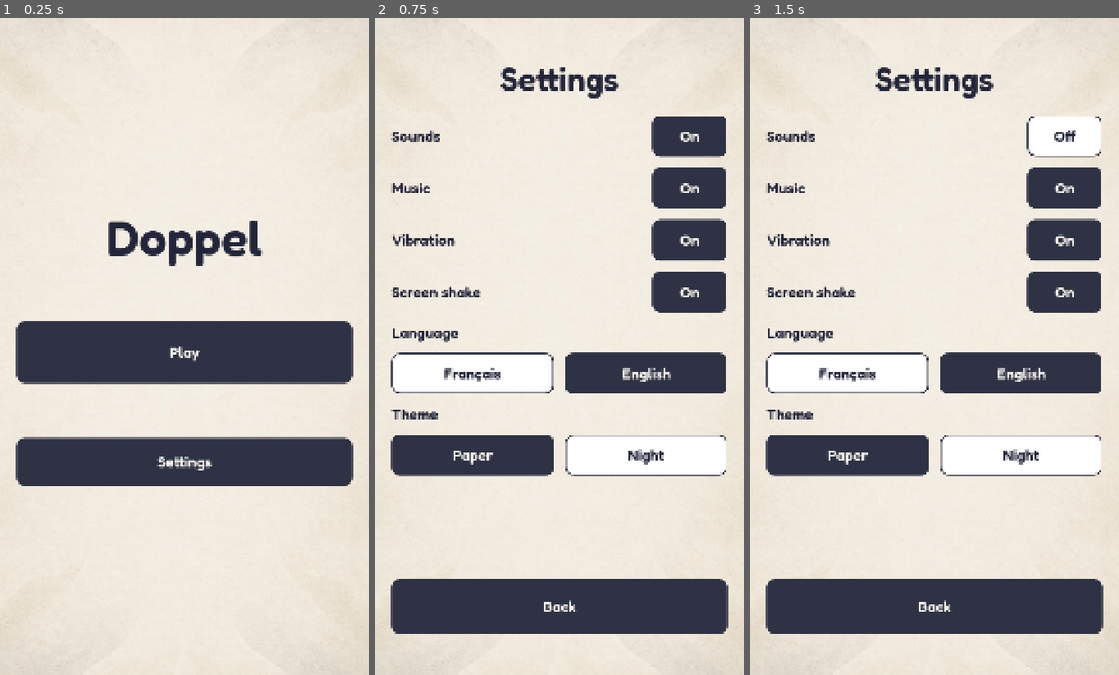
Above: before the commit, frames 1-3 (left to right).
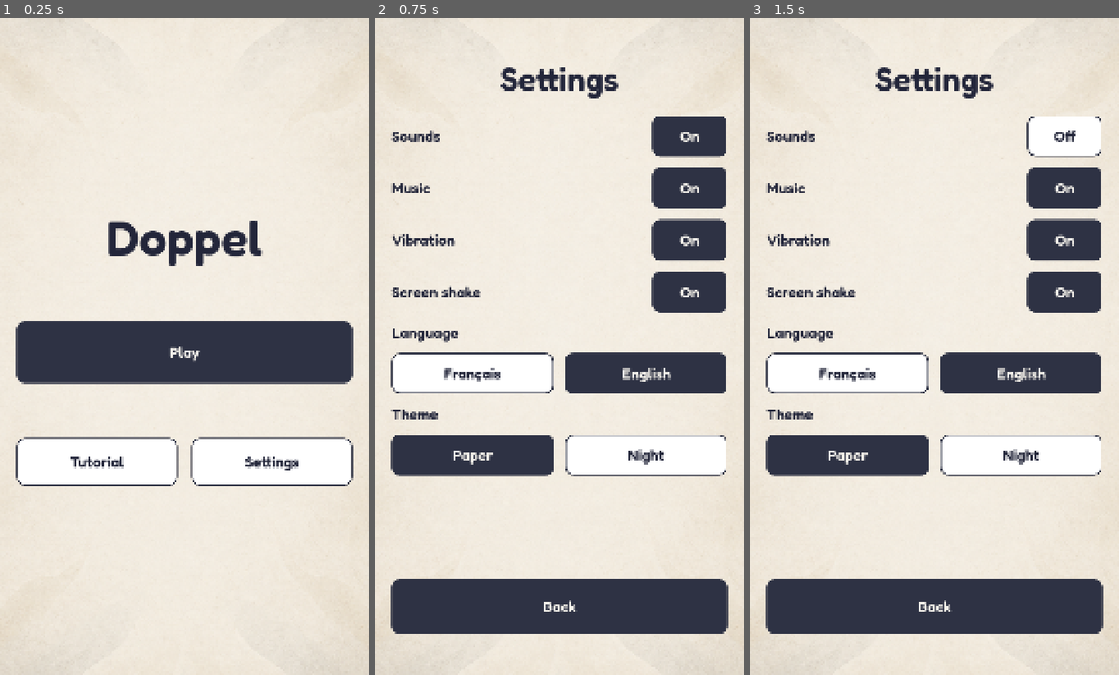
Above: after the commit, the same moments.

Repository: bpinto03/Doppel
Game: Godot game, scene res://scenes/main.tscn
Same seed, same stepped clock (60 frames per second), same inputs: the game is played once before the commit and once after it. Sound files missing from this copy of the repository are replaced by a short silence.
Inputs:
- Up to frame 1 (0.25 s): no input
- Up to frame 2 (0.75 s): click "Settings" at 0.5 s
- Up to frame 3 (1.5 s): click "On" at 1.25 s

The runs differ from the first frame. In frame 1, 6.1% of the frame differs, in the area x 4-96%, y 63-72%; in frame 2, nothing differs; in frame 3, nothing differs.

Commit message:
feat: open the tutorial only from a Tutorial button on the home screen
Play always starts a game. The home screen gets Tutorial and Settings
as outlined secondary buttons (a new SecondaryButton theme variation,
which ChoiceButton now extends), laid out side by side or stacked like
Play and Continue. The tutorial ends back home on its last step (now
"Done") or on Skip, the saved game untouched. The "?" button leaves the
HUD, and the has_seen_tutorial flag, PlayerProgress and their tests go
away. Old saves keep their progress section, read by nothing.

Home, game over, pause with settings, settings screen with the debug
tools removed, and the tutorial on demand are done. The tutorial
visuals and the colorblind palette decision stay open. Two outdated
lines in architecture.md and decision record 0006 are fixed.

Diff:
--- a/assets/translations/ui.csv
+++ b/assets/translations/ui.csv
@@ -13,6 +13,7 @@
 UI_PAUSE_TITLE,Pause,Pause
 UI_RESUME,Resume,Reprendre
 UI_SETTINGS,Settings,Réglages
+UI_TUTORIAL,Tutorial,Tutoriel
 UI_SOUND,Sounds,Sons
 UI_MUSIC,Music,Musique
 UI_VIBRATION,Vibration,Vibration
@@ -43,6 +44,5 @@
 UI_COMBO_GREAT,Great!,Super !
 UI_COMBO_AMAZING,Amazing!,Incroyable !
 TUTORIAL_NEXT,Next,Suivant
-TUTORIAL_PLAY,Play,Jouer
+TUTORIAL_DONE,Done,Terminer
 TUTORIAL_SKIP,Skip,Passer
-UI_HELP,?,?
--- a/scenes/game/game_screen.tscn
+++ b/scenes/game/game_screen.tscn
@@ -76,12 +76,6 @@
 layout_mode = 2
 size_flags_horizontal = 3
 horizontal_alignment = 2
-
-[node name="HelpButton" type="Button" parent="Margin/Layout/Stats" unique_id=401466666]
-unique_name_in_owner = true
-custom_minimum_size = Vector2(100, 100)
-layout_mode = 2
-text = "UI_HELP"
 
 [node name="PauseButton" type="Button" parent="Margin/Layout/Stats" unique_id=1960482211]
 unique_name_in_owner = true
--- a/scenes/ui/home_screen.tscn
+++ b/scenes/ui/home_screen.tscn
@@ -80,8 +80,23 @@
 size_flags_horizontal = 3
 text = "UI_CONTINUE"
 
-[node name="SettingsButton" type="Button" parent="Margin/Layout" unique_id=1170235908]
+[node name="SecondaryButtons" type="BoxContainer" parent="Margin/Layout" unique_id=1170235909]
+unique_name_in_owner = true
+layout_mode = 2
+theme_override_constants/separation = 40
+
+[node name="TutorialButton" type="Button" parent="Margin/Layout/SecondaryButtons" unique_id=1170235910]
 unique_name_in_owner = true
 custom_minimum_size = Vector2(0, 140)
 layout_mode = 2
+size_flags_horizontal = 3
+theme_type_variation = &"SecondaryButton"
+text = "UI_TUTORIAL"
+
+[node name="SettingsButton" type="Button" parent="Margin/Layout/SecondaryButtons" unique_id=1170235908]
+unique_name_in_owner = true
+custom_minimum_size = Vector2(0, 140)
+layout_mode = 2
+size_flags_horizontal = 3
+theme_type_variation = &"SecondaryButton"
 text = "UI_SETTINGS"
--- a/scripts/main.gd
+++ b/scripts/main.gd
@@ -43,6 +43,7 @@
 	home.show_choices(HomeMenu.get_choices(CurrentGameStore.load_session(BALANCING_CONFIG) != null))
 	home.play_requested.connect(_on_play_requested)
 	home.continue_requested.connect(_on_continue_requested)
+	home.tutorial_requested.connect(_on_tutorial_requested)
 	home.settings_requested.connect(_show_settings)
 
 
@@ -51,12 +52,11 @@
 
 
 func _on_play_requested() -> void:
-	var game: GameScreen = _show_game()
-	match ScreenNavigation.resolve_play(PlayerProgress.has_seen_tutorial()):
-		ScreenNavigation.PlayAction.TUTORIAL:
-			game.start_tutorial()
-		ScreenNavigation.PlayAction.NEW_GAME:
-			game.start_new_game()
+	_show_game().start_new_game()
+
+
+func _on_tutorial_requested() -> void:
+	_show_game().start_tutorial()
 
 
 func _on_continue_requested() -> void:
--- a/scripts/save/player_progress.gd
+++ /dev/null
@@ -1,15 +0,0 @@
-class_name PlayerProgress
-extends RefCounted
-
-## What the player has done once and for all, in the progress save section. A missing key means not done yet.
-
-const SECTION: String = "progress"
-const HAS_SEEN_TUTORIAL_KEY: String = "has_seen_tutorial"
-
-
-static func has_seen_tutorial() -> bool:
-	return SaveManager.get_value(SECTION, HAS_SEEN_TUTORIAL_KEY, false)
-
-
-static func mark_tutorial_seen() -> void:
-	SaveManager.set_value(SECTION, HAS_SEEN_TUTORIAL_KEY, true)
--- a/scripts/ui/game_screen.gd
+++ b/scripts/ui/game_screen.gd
@@ -1,7 +1,7 @@
 class_name GameScreen
 extends PaletteScreen
 
-## One game, or the tutorial. Main starts it with start_new_game(), start_tutorial() or start_game().
+## One game, or the tutorial opened from the home screen. Main starts it with start_new_game(), start_tutorial() or start_game().
 
 signal turn_playback_finished
 signal home_requested
@@ -29,7 +29,6 @@
 @onready var _current_swatch: TileSwatch = %CurrentSwatch
 @onready var _reflection_swatch: TileSwatch = %ReflectionSwatch
 @onready var _next_swatch: TileSwatch = %NextSwatch
-@onready var _help_button: Button = %HelpButton
 @onready var _pause_button: Button = %PauseButton
 @onready var _combo_label: Label = %ComboLabel
 @onready var _tutorial_panel: TutorialPanel = %TutorialPanel
@@ -44,10 +43,8 @@
 	_feedback = GameFeedback.new(AUDIO_CONFIG, HAPTICS_CONFIG, _playback, _board_view)
 	_board_view.pressed_while_locked.connect(_playback.skip)
 	_board_view.column_released.connect(_on_column_released)
-	_help_button.pressed.connect(start_tutorial)
 	_tutorial_panel.next_requested.connect(_on_tutorial_next_requested)
-	_tutorial_panel.skip_requested.connect(_finish_tutorial)
-	_help_button.pressed.connect(_feedback.play_ui_click)
+	_tutorial_panel.skip_requested.connect(home_requested.emit)
 	_tutorial_panel.next_requested.connect(_feedback.play_ui_click)
 	_tutorial_panel.skip_requested.connect(_feedback.play_ui_click)
 	_game_over_panel.replay_requested.connect(start_new_game)
@@ -87,7 +84,7 @@
 	_refresh()
 
 
-## Leaves the saved game untouched: it is only replaced when a new game starts, after the tutorial.
+## The saved game stays untouched: the tutorial ends on the home screen, on its last step or on Skip.
 func start_tutorial() -> void:
 	_tutorial_steps = TutorialScenarios.create_steps()
 	_show_tutorial_step(0)
@@ -152,13 +149,7 @@
 	if next_step_index < _tutorial_steps.size():
 		_show_tutorial_step(next_step_index)
 	else:
-		_finish_tutorial()
-
-
-## Leaving with the back button does not count: the tutorial opens again on the next Play.
-func _finish_tutorial() -> void:
-	PlayerProgress.mark_tutorial_seen()
-	start_new_game()
+		home_requested.emit()
 
 
 func _stop_tutorial() -> void:
@@ -206,7 +197,6 @@
 		_feedback.play_game_over()
 		_game_over_panel.show_summary(GameOverSummary.new(_session, _best_score_before_game, RecordBook.get_best_score()))
 	if is_tutorial_running():
-		_help_button.disabled = false
 		_tutorial_panel.show_explanation(_tutorial_steps[_tutorial_step_index].explanation_key, _is_last_tutorial_step())
 	else:
 		_set_input_enabled(true)
@@ -219,7 +209,6 @@
 
 func _set_input_enabled(is_enabled: bool) -> void:
 	_board_view.is_input_enabled = is_enabled
-	_help_button.disabled = not is_enabled
 
 
 func _refresh() -> void:
--- a/scripts/ui/home_screen.gd
+++ b/scripts/ui/home_screen.gd
@@ -1,11 +1,12 @@
 class_name HomeScreen
 extends PaletteScreen
 
-## Entry screen: Play, and Continue when a game in progress is saved, then Settings.
-## The daily challenge (3.3) and the shop (3.2) will join Settings below the choice buttons.
+## Entry screen: Play, and Continue when a game in progress is saved; below them, Tutorial and Settings.
+## The daily challenge (3.3) and the shop (3.2) will join the secondary buttons.
 
 signal play_requested
 signal continue_requested
+signal tutorial_requested
 signal settings_requested
 
 var _choices: Array[HomeMenu.Choice] = [HomeMenu.Choice.PLAY]
@@ -14,6 +15,8 @@
 @onready var _choice_buttons: BoxContainer = %ChoiceButtons
 @onready var _play_button: Button = %PlayButton
 @onready var _continue_button: Button = %ContinueButton
+@onready var _secondary_buttons: BoxContainer = %SecondaryButtons
+@onready var _tutorial_button: Button = %TutorialButton
 @onready var _settings_button: Button = %SettingsButton
 
 
@@ -21,15 +24,16 @@
 	super()
 	_play_button.pressed.connect(play_requested.emit)
 	_continue_button.pressed.connect(continue_requested.emit)
+	_tutorial_button.pressed.connect(tutorial_requested.emit)
 	_settings_button.pressed.connect(settings_requested.emit)
-	_layout.resized.connect(_arrange_choice_buttons)
+	_layout.resized.connect(_arrange_buttons)
 	show_choices(_choices)
 
 
 func show_choices(choices: Array[HomeMenu.Choice]) -> void:
 	_choices = choices
 	_continue_button.visible = choices.has(HomeMenu.Choice.CONTINUE)
-	_arrange_choice_buttons()
+	_arrange_buttons()
 
 
 func is_choice_shown(choice: HomeMenu.Choice) -> bool:
@@ -43,19 +47,26 @@
 ## A new language changes the button widths once the texts are updated, hence the deferred call.
 func _notification(what: int) -> void:
 	if what == NOTIFICATION_TRANSLATION_CHANGED and is_node_ready():
-		_arrange_choice_buttons.call_deferred()
+		_arrange_buttons.call_deferred()
 
 
-func _arrange_choice_buttons() -> void:
-	var min_widths: Array[float] = []
+func _arrange_buttons() -> void:
+	var choice_buttons: Array[Button] = []
 	for choice: HomeMenu.Choice in _choices:
-		min_widths.append(_get_choice_button(choice).get_combined_minimum_size().x)
-	var separation: float = _choice_buttons.get_theme_constant(&"separation")
-	_choice_buttons.vertical = HomeMenu.should_stack(min_widths, separation, _layout.size.x)
+		choice_buttons.append(_get_choice_button(choice))
+	_choice_buttons.vertical = _should_stack(choice_buttons, _choice_buttons)
+	_secondary_buttons.vertical = _should_stack([_tutorial_button, _settings_button], _secondary_buttons)
 	var ordered_choices: Array[HomeMenu.Choice] = HomeMenu.order_choices(_choices, _choice_buttons.vertical)
 	for index: int in ordered_choices.size():
 		_choice_buttons.move_child(_get_choice_button(ordered_choices[index]), index)
 
 
+func _should_stack(buttons: Array[Button], row: BoxContainer) -> bool:
+	var min_widths: Array[float] = []
+	for button: Button in buttons:
+		min_widths.append(button.get_combined_minimum_size().x)
+	return HomeMenu.should_stack(min_widths, row.get_theme_constant(&"separation"), _layout.size.x)
+
+
 func _get_choice_button(choice: HomeMenu.Choice) -> Button:
 	return _continue_button if choice == HomeMenu.Choice.CONTINUE else _play_button
--- a/scripts/ui/screen_navigation.gd
+++ b/scripts/ui/screen_navigation.gd
@@ -1,13 +1,12 @@
 class_name ScreenNavigation
 extends RefCounted
 
-## Where Play and the Android back button lead, and when the game pauses by itself.
+## Where the Android back button leads, and when the game pauses by itself.
 ## Main and GameScreen apply the answers; they never decide them. See docs/decisions/0006-back-button-and-overlays.md.
 
 enum Screen { HOME, GAME, SETTINGS }
 enum GameState { PLAYING, PAUSED, PAUSE_SETTINGS, TUTORIAL, GAME_OVER }
 enum BackAction { QUIT, SHOW_HOME, OPEN_PAUSE, CLOSE_PAUSE, CLOSE_PAUSE_SETTINGS }
-enum PlayAction { TUTORIAL, NEW_GAME }
 
 
 static func resolve_back(screen: Screen, game_state: GameState) -> BackAction:
@@ -26,11 +25,6 @@
 	return BackAction.SHOW_HOME
 
 
-## The tutorial opens on Play until the player finished or skipped it once, in any launch.
-static func resolve_play(has_seen_tutorial: bool) -> PlayAction:
-	return PlayAction.NEW_GAME if has_seen_tutorial else PlayAction.TUTORIAL
-
-
 ## Only a real game in progress pauses: the tutorial, the game over screen and, later, ads also lose the focus.
 static func should_pause_when_inactive(game_state: GameState) -> bool:
 	return game_state == GameState.PLAYING
--- a/scripts/ui/tutorial_panel.gd
+++ b/scripts/ui/tutorial_panel.gd
@@ -22,7 +22,7 @@
 
 func show_explanation(text_key: StringName, is_last_step: bool) -> void:
 	_message_label.text = tr(text_key)
-	_next_button.text = tr(&"TUTORIAL_PLAY") if is_last_step else tr(&"TUTORIAL_NEXT")
+	_next_button.text = tr(&"TUTORIAL_DONE") if is_last_step else tr(&"TUTORIAL_NEXT")
 	_next_button.visible = true
 	visible = true
 
--- a/scripts/ui/ui_theme_builder.gd
+++ b/scripts/ui/ui_theme_builder.gd
@@ -7,11 +7,13 @@
 const PRESSED_DARKENING: float = 0.15
 const DISABLED_OPACITY: float = 0.4
 const BUTTON_FONT_STATES: Array[StringName] = [&"font_color", &"font_hover_color", &"font_pressed_color", &"font_focus_color", &"font_hover_pressed_color"]
-## Settings toggles and choices: outlined when off, filled like a button when on.
+## Secondary actions: outlined, filled like a button while pressed.
+const SECONDARY_BUTTON_TYPE: StringName = &"SecondaryButton"
+## Settings toggles and choices: a secondary button that stays filled while on.
 const CHOICE_BUTTON_TYPE: StringName = &"ChoiceButton"
-const CHOICE_BORDER_WIDTH: int = 4
-const CHOICE_OFF_FONT_STATES: Array[StringName] = [&"font_color", &"font_hover_color", &"font_focus_color"]
-const CHOICE_ON_FONT_STATES: Array[StringName] = [&"font_pressed_color", &"font_hover_pressed_color"]
+const SECONDARY_BORDER_WIDTH: int = 4
+const OUTLINED_FONT_STATES: Array[StringName] = [&"font_color", &"font_hover_color", &"font_focus_color"]
+const FILLED_FONT_STATES: Array[StringName] = [&"font_pressed_color", &"font_hover_pressed_color"]
 
 
 static func build(palette: ThemePalette, base_theme: Theme) -> Theme:
@@ -19,7 +21,7 @@
 	theme.set_color(&"font_color", &"Label", palette.text)
 	theme.set_stylebox(&"panel", &"PanelContainer", _create_rounded_box(palette.panel))
 	_add_button_styles(theme, palette)
-	_add_choice_button_styles(theme, palette)
+	_add_secondary_button_styles(theme, palette)
 	return theme
 
 
@@ -34,19 +36,21 @@
 	theme.set_stylebox(&"focus", &"Button", StyleBoxEmpty.new())
 
 
-static func _add_choice_button_styles(theme: Theme, palette: ThemePalette) -> void:
-	theme.set_type_variation(CHOICE_BUTTON_TYPE, &"Button")
-	for state: StringName in CHOICE_OFF_FONT_STATES:
-		theme.set_color(state, CHOICE_BUTTON_TYPE, palette.text)
-	for state: StringName in CHOICE_ON_FONT_STATES:
-		theme.set_color(state, CHOICE_BUTTON_TYPE, palette.button_text)
-	var off_box: StyleBoxFlat = _create_rounded_box(palette.panel)
-	off_box.border_color = palette.button
-	off_box.set_border_width_all(CHOICE_BORDER_WIDTH)
-	theme.set_stylebox(&"normal", CHOICE_BUTTON_TYPE, off_box)
-	theme.set_stylebox(&"hover", CHOICE_BUTTON_TYPE, off_box)
-	theme.set_stylebox(&"pressed", CHOICE_BUTTON_TYPE, _create_rounded_box(palette.button))
-	theme.set_stylebox(&"hover_pressed", CHOICE_BUTTON_TYPE, _create_rounded_box(palette.button))
+static func _add_secondary_button_styles(theme: Theme, palette: ThemePalette) -> void:
+	theme.set_type_variation(SECONDARY_BUTTON_TYPE, &"Button")
+	theme.set_type_variation(CHOICE_BUTTON_TYPE, SECONDARY_BUTTON_TYPE)
+	for state: StringName in OUTLINED_FONT_STATES:
+		theme.set_color(state, SECONDARY_BUTTON_TYPE, palette.text)
+	for state: StringName in FILLED_FONT_STATES:
+		theme.set_color(state, SECONDARY_BUTTON_TYPE, palette.button_text)
+	var outlined_box: StyleBoxFlat = _create_rounded_box(palette.panel)
+	outlined_box.border_color = palette.button
+	outlined_box.set_border_width_all(SECONDARY_BORDER_WIDTH)
+	theme.set_stylebox(&"normal", SECONDARY_BUTTON_TYPE, outlined_box)
+	theme.set_stylebox(&"hover", SECONDARY_BUTTON_TYPE, outlined_box)
+	theme.set_stylebox(&"pressed", SECONDARY_BUTTON_TYPE, _create_rounded_box(palette.button))
+	theme.set_stylebox(&"hover_pressed", SECONDARY_BUTTON_TYPE, _create_rounded_box(palette.button))
+	theme.set_stylebox(&"focus", SECONDARY_BUTTON_TYPE, StyleBoxEmpty.new())
 
 
 static func _create_rounded_box(color: Color) -> StyleBoxFlat:
--- a/tests/test_game_progress_save.gd
+++ b/tests/test_game_progress_save.gd
@@ -95,23 +95,23 @@
 	assert_eq(RecordBook.get_best_score(), HIGH_SCORE)
 
 
-func test_tutorial_leaves_the_saved_game_untouched_until_the_new_game_starts() -> void:
+func test_tutorial_ends_on_the_home_screen_with_the_saved_game_untouched() -> void:
 	var saved_game: GameSession = _store_game_in_progress(LOW_SCORE)
 	var main: Node = _start_main()
-	(main.get_current_screen() as HomeScreen).play_requested.emit()
+	(main.get_current_screen() as HomeScreen).tutorial_requested.emit()
 	var game := main.get_current_screen() as GameScreen
 
 	_release_first_playable_column(game)
+	game.get_node("%TutorialPanel").skip_requested.emit()
+
 	assert_eq(_get_saved_game_data(), saved_game.to_data())
-
-	game.get_node("%TutorialPanel").skip_requested.emit()
-	assert_eq(_get_saved_game_data(), game.get_session().to_data())
+	assert_true((main.get_current_screen() as HomeScreen).is_choice_shown(HomeMenu.Choice.CONTINUE))
 
 
 func test_back_from_the_tutorial_keeps_the_saved_game() -> void:
 	var saved_game: GameSession = _store_game_in_progress(LOW_SCORE)
 	var main: Node = _start_main()
-	(main.get_current_screen() as HomeScreen).play_requested.emit()
+	(main.get_current_screen() as HomeScreen).tutorial_requested.emit()
 
 	main.go_back()
 
@@ -120,7 +120,6 @@
 
 
 func test_back_from_a_game_offers_to_continue_it() -> void:
-	PlayerProgress.mark_tutorial_seen()
 	var main: Node = _start_main()
 	(main.get_current_screen() as HomeScreen).play_requested.emit()
 	var game := main.get_current_screen() as GameScreen
--- a/tests/test_game_screen_tutorial.gd
+++ b/tests/test_game_screen_tutorial.gd
@@ -46,7 +46,7 @@
 	assert_false(_board_view.is_input_enabled)
 
 
-func test_steps_follow_each_other_then_a_real_game_starts() -> void:
+func test_steps_follow_each_other_then_the_last_one_asks_for_home() -> void:
 	var steps: Array[TutorialStep] = TutorialScenarios.create_steps()
 	for step_index: int in steps.size():
 		assert_eq(_screen.get_tutorial_step_index(), step_index)
@@ -54,7 +54,7 @@
 		await wait_for_signal(_screen.turn_playback_finished, MAX_WAIT_SECONDS)
 		_tutorial_panel.next_requested.emit()
 
-	_assert_real_game_started()
+	assert_signal_emit_count(_screen, "home_requested", 1)
 
 
 func test_axis_step_ends_with_the_merge_across_the_axis_on_screen() -> void:
@@ -72,24 +72,14 @@
 	assert_eq(displayed_rows[5], ". . 3 | 1 . .")
 
 
-func test_skip_starts_a_real_game_at_any_time() -> void:
+func test_skip_asks_for_home_at_any_time() -> void:
 	_tutorial_panel.skip_requested.emit()
 
-	_assert_real_game_started()
-
-
-func test_help_button_restarts_the_tutorial_and_abandons_the_game() -> void:
-	_tutorial_panel.skip_requested.emit()
-
-	_screen.get_node("%HelpButton").pressed.emit()
-
-	assert_true(_screen.is_tutorial_running())
-	assert_eq(_screen.get_tutorial_step_index(), 0)
-	assert_eq(BoardFixture.describe_board(_board_view.get_displayed_board())[5], ". . . | . . .")
+	assert_signal_emitted(_screen, "home_requested")
 
 
 func test_press_during_a_playback_unlocks_the_board_at_once() -> void:
-	_tutorial_panel.skip_requested.emit()
+	_screen.start_new_game()
 	_board_view.column_released.emit(TutorialScenarios.OUTER_LEFT_COLUMN)
 	assert_false(_board_view.is_input_enabled)
 
@@ -97,10 +87,3 @@
 
 	assert_signal_emit_count(_screen, "turn_playback_finished", 1)
 	assert_true(_board_view.is_input_enabled)
-
-
-func _assert_real_game_started() -> void:
-	assert_false(_screen.is_tutorial_running())
-	assert_false(_tutorial_panel.visible)
-	assert_false(_board_view.is_tutorial_hint_shown())
-	assert_true(_board_view.is_input_enabled)
--- a/tests/test_main_navigation.gd
+++ b/tests/test_main_navigation.gd
@@ -64,21 +64,26 @@
 	assert_false(home.is_choice_shown(HomeMenu.Choice.CONTINUE))
 
 
-func test_tutorial_opens_on_play_until_finished_or_skipped_then_never_again() -> void:
+func test_play_always_starts_a_game() -> void:
 	var main: Node = _start_main()
 
 	(main.get_current_screen() as HomeScreen).play_requested.emit()
+
+	var game := main.get_current_screen() as GameScreen
+	assert_false(game.is_tutorial_running())
+	assert_eq(game.get_navigation_state(), ScreenNavigation.GameState.PLAYING)
+
+
+func test_tutorial_opens_from_home_and_ends_back_home() -> void:
+	var main: Node = _start_main()
+
+	(main.get_current_screen() as HomeScreen).tutorial_requested.emit()
 	assert_true((main.get_current_screen() as GameScreen).is_tutorial_running())
-	main.go_back()
-	(main.get_current_screen() as HomeScreen).play_requested.emit()
-	assert_true((main.get_current_screen() as GameScreen).is_tutorial_running(), "Back does not count as seen")
-	(main.get_current_screen().get_node("%TutorialPanel") as TutorialPanel).skip_requested.emit()
-	main.go_back()
-	(main.get_current_screen().get_node("%PausePanel").get_node("%MenuButton") as Button).pressed.emit()
-	(main.get_current_screen() as HomeScreen).play_requested.emit()
+	var tutorial_panel: TutorialPanel = main.get_current_screen().get_node("%TutorialPanel")
+	for step: int in TutorialScenarios.create_steps().size():
+		tutorial_panel.next_requested.emit()
 
-	assert_false((main.get_current_screen() as GameScreen).is_tutorial_running())
-	assert_true(PlayerProgress.has_seen_tutorial())
+	assert_true(main.get_current_screen() is HomeScreen)
 
 
 func test_continue_resumes_the_saved_game() -> void:
@@ -110,7 +115,7 @@
 func test_music_request_survives_the_way_to_a_game_and_back() -> void:
 	var main: Node = _start_main()
 
-	(main.get_current_screen() as HomeScreen).play_requested.emit()
+	(main.get_current_screen() as HomeScreen).tutorial_requested.emit()
 	main.go_back()
 	await wait_process_frames(1)
 
--- a/tests/test_pause.gd
+++ b/tests/test_pause.gd
@@ -62,7 +62,6 @@
 	add_child_autofree(main)
 	(main.get_current_screen() as HomeScreen).play_requested.emit()
 	var game := main.get_current_screen() as GameScreen
-	game.start_new_game()
 	game.open_pause()
 
 	_press_pause_button(game, "%MenuButton")
@@ -122,7 +121,6 @@
 	add_child_autofree(main)
 	(main.get_current_screen() as HomeScreen).play_requested.emit()
 	var game := main.get_current_screen() as GameScreen
-	game.start_new_game()
 	game.open_pause()
 	_press_pause_button(game, "%SettingsButton")
 
--- a/tests/test_theme_palettes.gd
+++ b/tests/test_theme_palettes.gd
@@ -27,3 +27,16 @@
 func _calculate_relative_luminance(color: Color) -> float:
 	var linear: Color = color.srgb_to_linear()
 	return 0.2126 * linear.r + 0.7152 * linear.g + 0.0722 * linear.b
+
+
+func test_secondary_and_choice_buttons_are_outlined() -> void:
+	for palette: ThemePalette in Settings.PALETTES.values():
+		var theme: Theme = UiThemeBuilder.build(palette, load("res://assets/themes/base_theme.tres"))
+		var button := Button.new()
+		button.theme = theme
+		add_child_autofree(button)
+		for variation: StringName in [UiThemeBuilder.SECONDARY_BUTTON_TYPE, UiThemeBuilder.CHOICE_BUTTON_TYPE]:
+			button.theme_type_variation = variation
+			var normal_box := button.get_theme_stylebox(&"normal") as StyleBoxFlat
+			assert_eq(normal_box.border_width_top, UiThemeBuilder.SECONDARY_BORDER_WIDTH, String(variation))
+			assert_eq(normal_box.bg_color, palette.panel, String(variation))
--- a/tests/test_tutorial_progress.gd
+++ /dev/null
@@ -1,82 +0,0 @@
-extends GutTest
-
-const MAIN_SCENE: PackedScene = preload("res://scenes/main.tscn")
-const GAME_SCREEN_SCENE: PackedScene = preload("res://scenes/game/game_screen.tscn")
-const TEST_SAVE_PATH: String = "user://test_tutorial_progress_save.cfg"
-
-var _save := SaveFixture.new(TEST_SAVE_PATH)
-
-
-func before_each() -> void:
-	_save.use_test_save()
-	Settings.is_music_enabled = false
-	Settings.is_sound_enabled = false
-
-
-func after_each() -> void:
-	AudioManager.stop_music()
-	_save.restore_player_save()
-	AudioManager.apply_settings()
-
-
-func test_play_opens_the_tutorial_only_until_it_was_seen() -> void:
-	assert_eq(ScreenNavigation.resolve_play(false), ScreenNavigation.PlayAction.TUTORIAL)
-	assert_eq(ScreenNavigation.resolve_play(true), ScreenNavigation.PlayAction.NEW_GAME)
-
-
-func test_a_save_without_the_key_has_not_seen_the_tutorial() -> void:
-	var old_file := ConfigFile.new()
-	old_file.set_value(SaveManager.META_SECTION, SaveManager.VERSION_KEY, SaveManager.SAVE_VERSION)
-	old_file.set_value(RecordBook.SECTION, RecordBook.BEST_SCORE_KEY, 120)
-	old_file.save(TEST_SAVE_PATH)
-
-	SaveManager.load_save()
-
-	assert_false(PlayerProgress.has_seen_tutorial())
-
-
-func test_seen_tutorial_survives_a_reload() -> void:
-	PlayerProgress.mark_tutorial_seen()
-	SaveManager.flush()
-
-	SaveManager.load_save()
-
-	assert_true(PlayerProgress.has_seen_tutorial())
-
-
-func test_finishing_the_tutorial_marks_it_seen_and_starts_a_game() -> void:
-	var game: GameScreen = GAME_SCREEN_SCENE.instantiate()
-	add_child_autofree(game)
-	game.start_tutorial()
-	var panel: TutorialPanel = game.get_node("%TutorialPanel")
-
-	for step: int in TutorialScenarios.create_steps().size():
-		assert_false(PlayerProgress.has_seen_tutorial(), "Step %d" % step)
-		panel.next_requested.emit()
-
-	assert_true(PlayerProgress.has_seen_tutorial())
-	assert_false(game.is_tutorial_running())
-
-
-func test_skipping_the_tutorial_marks_it_seen() -> void:
-	var game: GameScreen = GAME_SCREEN_SCENE.instantiate()
-	add_child_autofree(game)
-	game.start_tutorial()
-
-	(game.get_node("%TutorialPanel") as TutorialPanel).skip_requested.emit()
-
-	assert_true(PlayerProgress.has_seen_tutorial())
-
-
-func test_continue_never_opens_the_tutorial() -> void:
-	var main: Node = MAIN_SCENE.instantiate()
-	add_child_autofree(main)
-	var session := GameSession.new(load("res://data/balancing.tres"), BalancingFixture.create_seeded_rng(1))
-	session.play_column(0)
-	CurrentGameStore.store(session, 0)
-	main.show_home()
-
-	(main.get_current_screen() as HomeScreen).continue_requested.emit()
-
-	assert_false((main.get_current_screen() as GameScreen).is_tutorial_running())
-	assert_false(PlayerProgress.has_seen_tutorial())
Not shown, removed: scripts/save/player_progress.gd.uid
Not shown, removed: tests/test_tutorial_progress.gd.uid
Not shown, changed: CAHIER_DES_CHARGES.md
Not shown, changed: CLAUDE.md
Not shown, changed: STEPS.md
Not shown, changed: docs/architecture.md
Not shown, changed: docs/decisions/0002-save-format.md
Not shown, changed: docs/decisions/0006-back-button-and-overlays.md
Not shown, changed: docs/game_rules.md
Not shown, changed: docs/playtest_phase1.md
